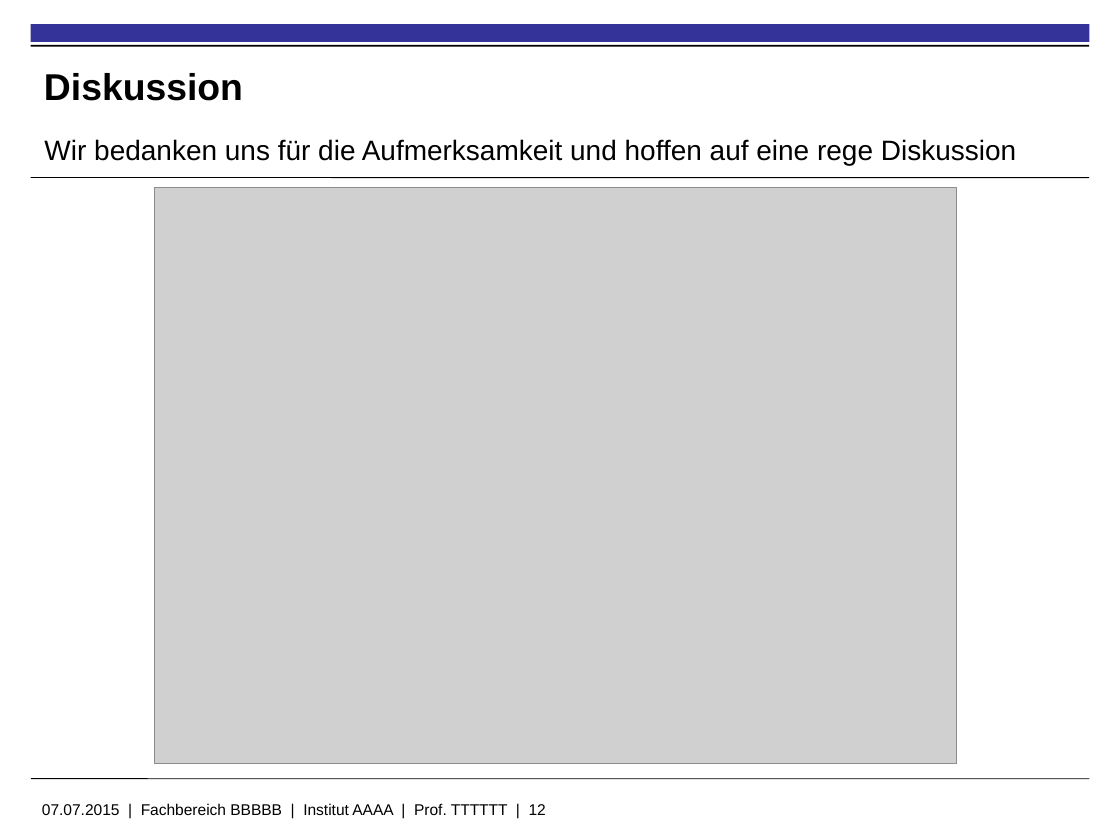
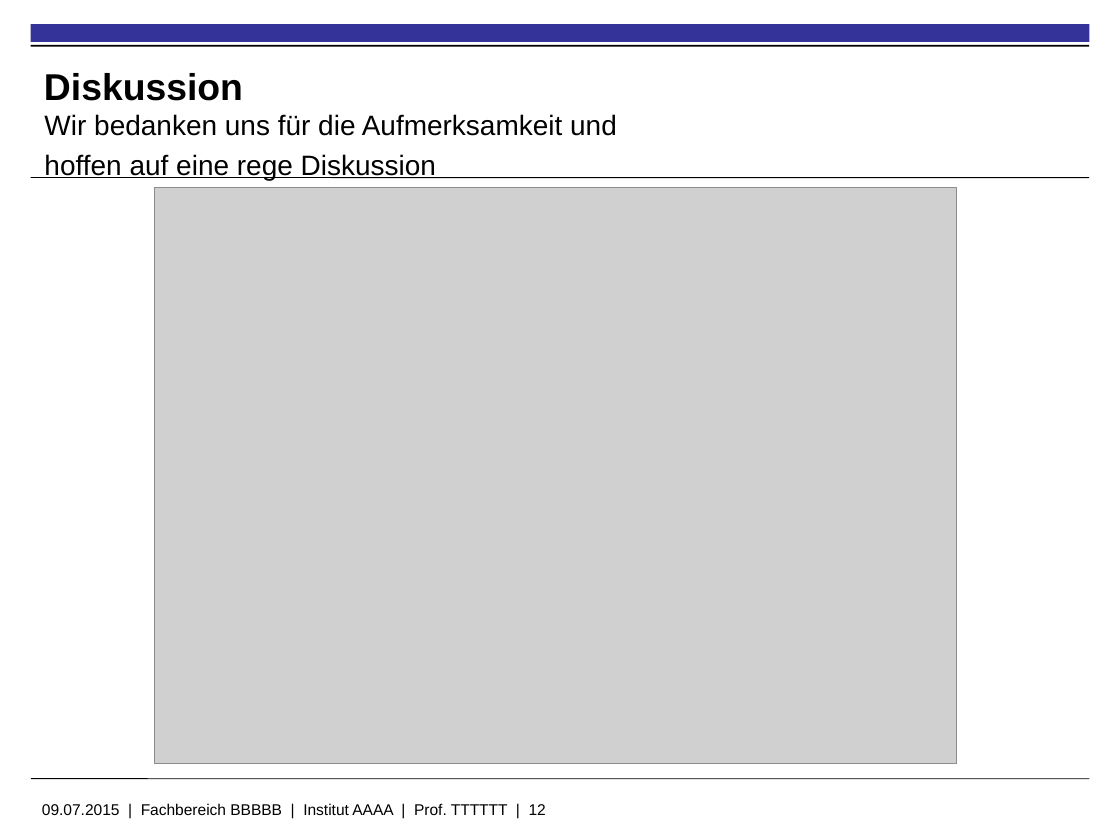
Before and after one commit to kolhagen/drivingcompetition, a slide deck: slide 12 of Big Data - Driving Compitiion.pptx. Drawn at 1120x840 pixels with LibreOffice and Linux fonts; fonts in the diff are those of the drawing; grey boxes stand for pictures; background and template pictures are left out. Boxes give left, top, right and bottom in pixels: in the first picture for what was removed or moved away, otherwise in the second. Text is boxed around its words. In the diff, an @@ line names an element or a change of style, - is before the commit and + after.

```diff
--- a/Big Data - Driving Compitiion.pptx
+++ b/Big Data - Driving Compitiion.pptx
@@ text at box(44, 114, 617, 180): text changed @@
-Wir bedanken uns für die Aufmerksamkeit und hoffen auf eine rege Diskussion
+Wir bedanken uns für die Aufmerksamkeit und
+hoffen auf eine rege Diskussion
@@ text at box(42, 803, 546, 815): text changed @@
-07.07.2015 | Fachbereich BBBBB | Institut AAAA | Prof. TTTTTT | 12
+09.07.2015 | Fachbereich BBBBB | Institut AAAA | Prof. TTTTTT | 12
```
Also in this commit, not shown: 2 other files.
